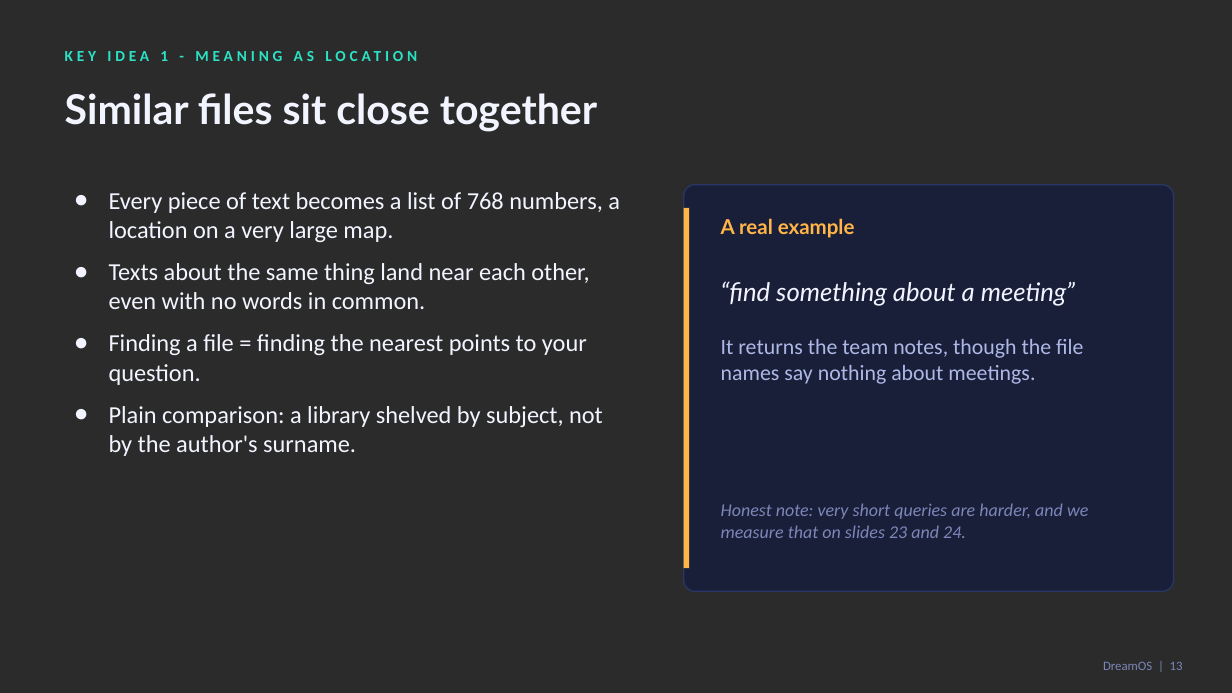
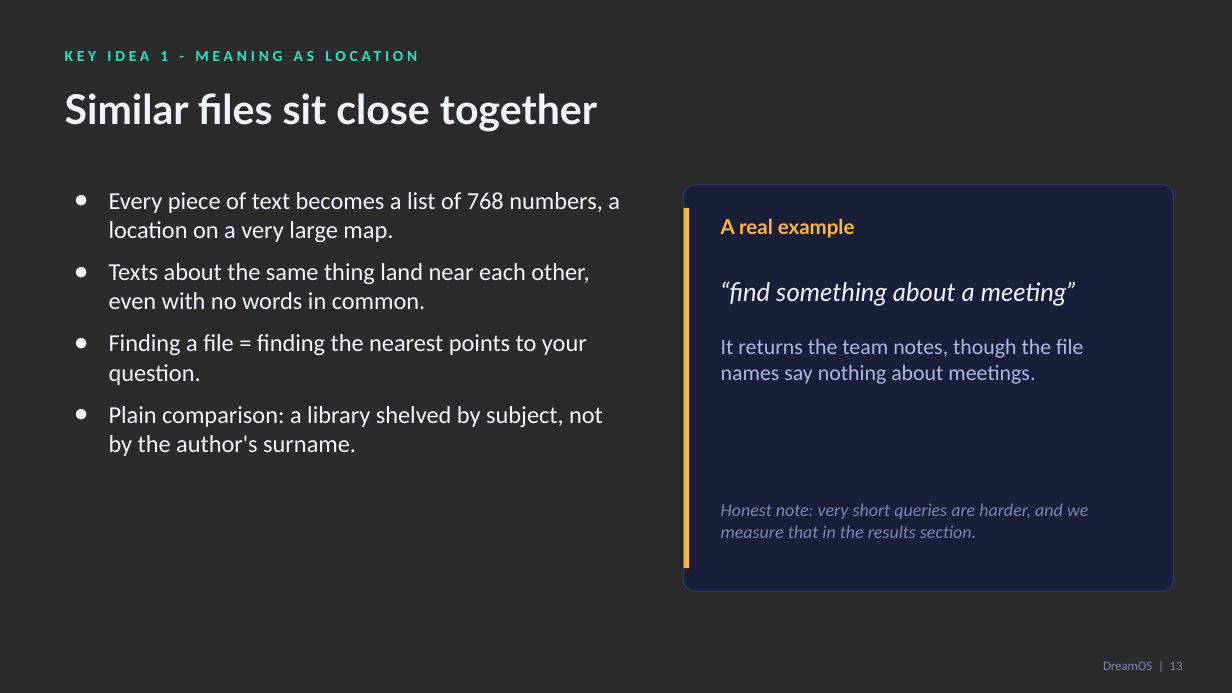
Before and after one commit to zaidwhy/dreamos-college-project, a slide deck: slide 13 of docs/deck/DreamOS-Final-Monitoring.pptx. Drawn at 1232x693 pixels with LibreOffice and Linux fonts; fonts in the diff are those of the drawing; background and template pictures are left out; a plain dark background stands for a picture behind light text. Boxes give left, top, right and bottom in pixels: in the first picture for what was removed or moved away, otherwise in the second. Text is boxed around its words. In the diff, an @@ line names an element or a change of style, - is before the commit and + after.

Commit message:
Monitoring pack: final deck with results validation and individual contribution, report appendix D, checklist, demo script update

```diff
--- a/docs/deck/DreamOS-Final-Monitoring.pptx
+++ b/docs/deck/DreamOS-Final-Monitoring.pptx
@@ text at (x1=721, y1=503, x2=1088, y2=538): text changed @@
-Honest note: very short queries are harder, and we measure that on slides 23 and 24.
+Honest note: very short queries are harder, and we measure that in the results section.
```
Also in this commit, not shown: 8 other slides changed, 3 slides added, 8 other files.
